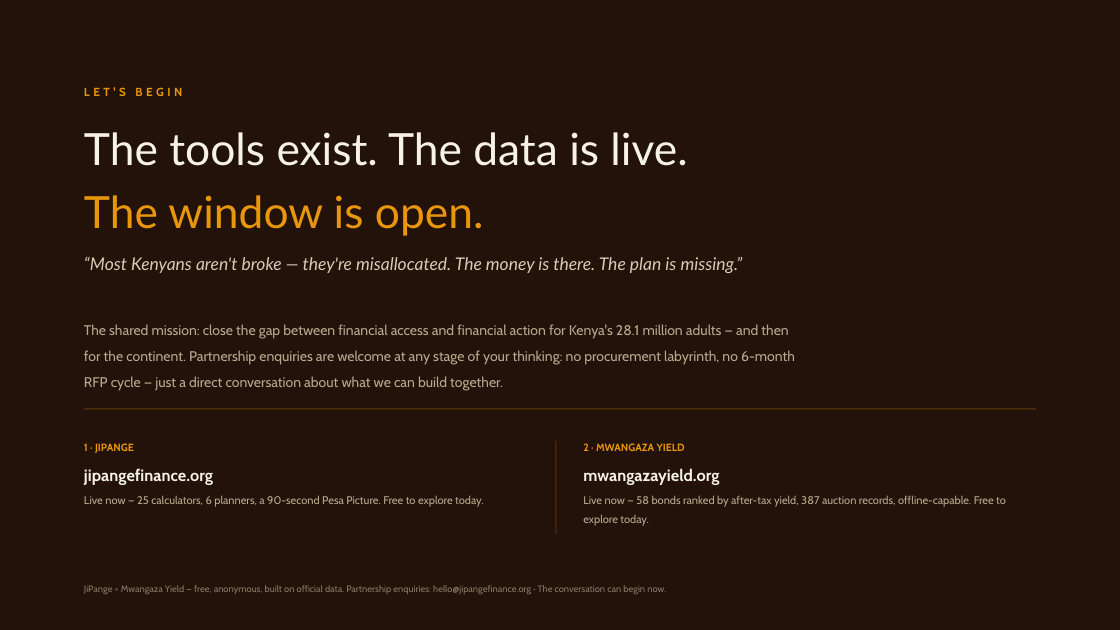
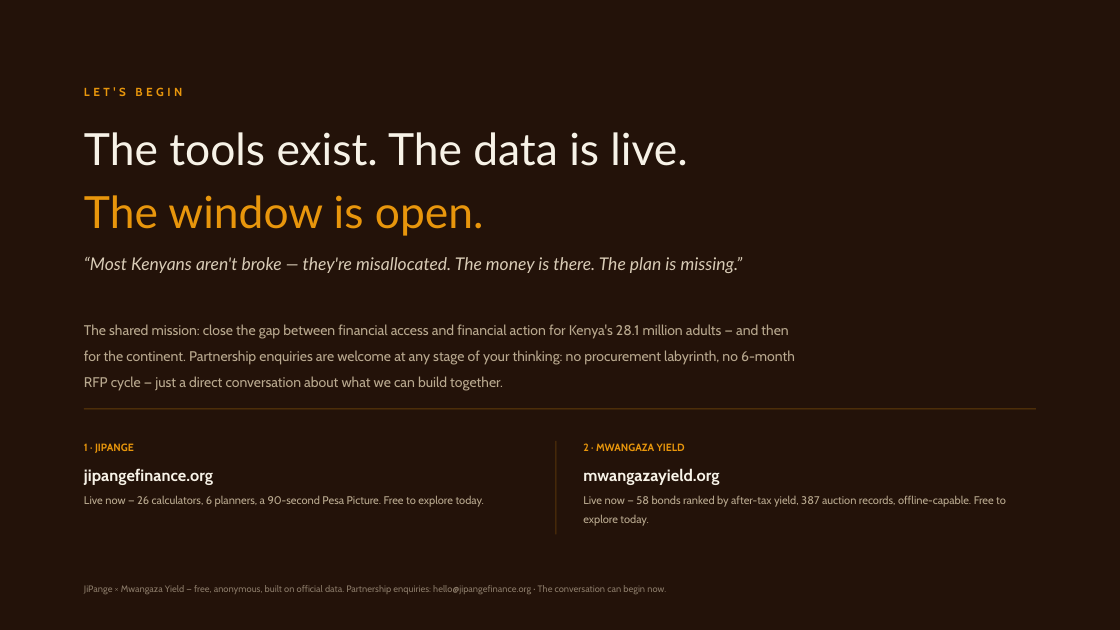
Before and after one commit to PapaDanico/JiPange, a slide deck: slide 19 of web/public/partners/jipange-mwangaza-partnership-deck.pptx. Drawn at 1120x630 pixels with LibreOffice and Linux fonts; fonts in the diff are those of the drawing. Boxes give left, top, right and bottom in pixels: in the first picture for what was removed or moved away, otherwise in the second. Text is boxed around its words. In the diff, an @@ line names an element or a change of style, - is before the commit and + after.

```diff
--- a/web/public/partners/jipange-mwangaza-partnership-deck.pptx
+++ b/web/public/partners/jipange-mwangaza-partnership-deck.pptx
@@ text at [84, 495, 484, 507]: text changed @@
-Live now — 25 calculators, 6 planners, a 90-second Pesa Picture. Free to explore today.
+Live now — 26 calculators, 6 planners, a 90-second Pesa Picture. Free to explore today.
```
Also in this commit, not shown: 6 other slides changed, 3 other files.
